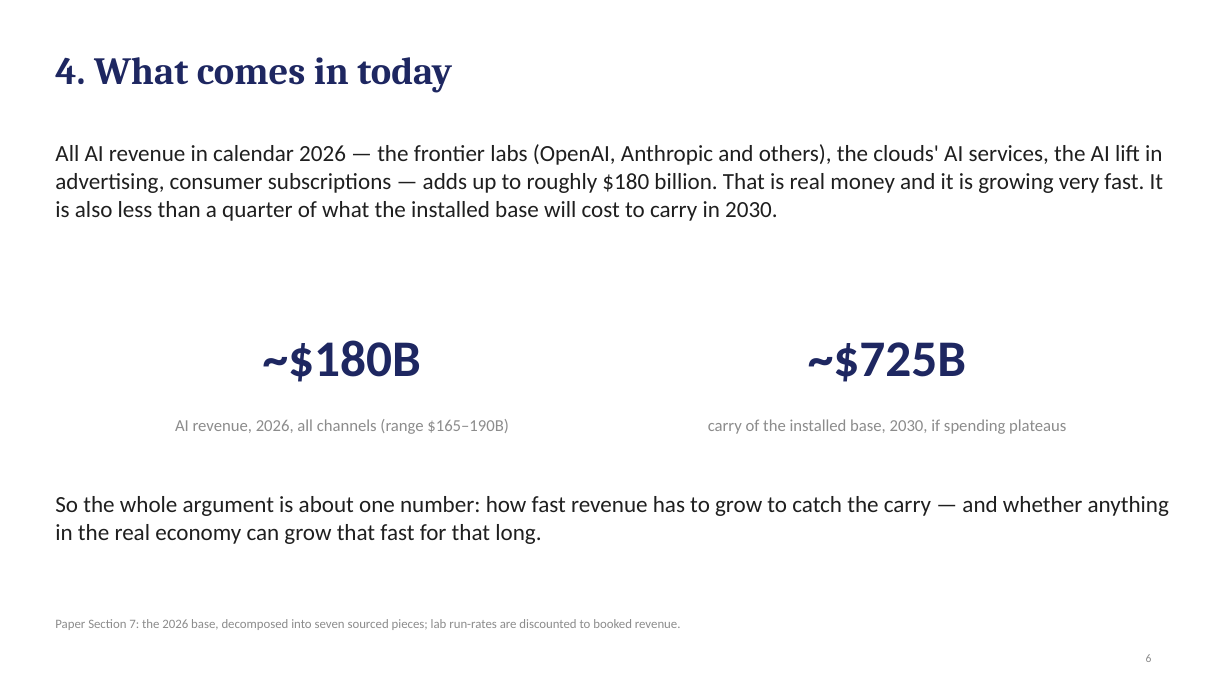
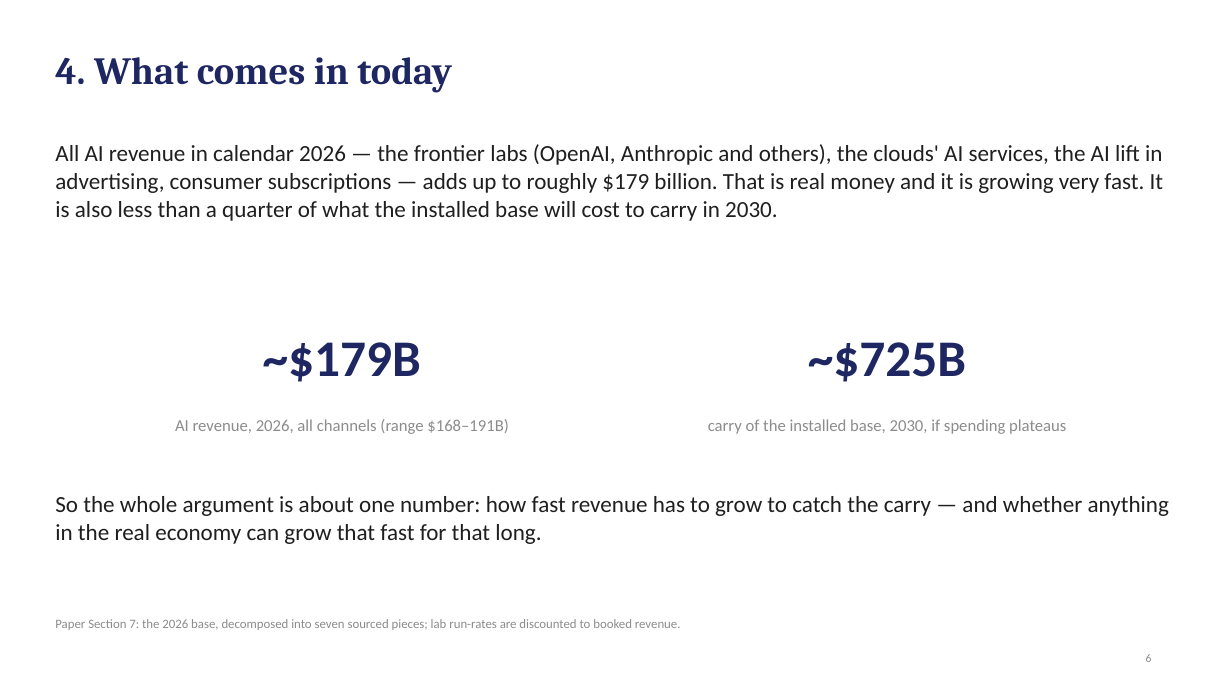
Before and after one commit to desfitz/ai-compute-limits, a slide deck: slide 6 of paper/easy_deck_v29.pptx. Drawn at 1232x693 pixels with LibreOffice and Linux fonts; fonts in the diff are those of the drawing. Boxes give left, top, right and bottom in pixels: in the first picture for what was removed or moved away, otherwise in the second. Text is boxed around its words. In the diff, an @@ line names an element or a change of style, - is before the commit and + after.

```diff
--- a/paper/easy_deck_v29.pptx
+++ b/paper/easy_deck_v29.pptx
@@ text at bbox=[55, 144, 1164, 221]: text changed @@
-All AI revenue in calendar 2026 — the frontier labs (OpenAI, Anthropic and others), the clouds' AI services, the AI lift in advertising, consumer subscriptions — adds up to roughly $180 billion. That is real money and it is growing very fast. It is also less than a quarter of what the installed base will cost to carry in 2030.
+All AI revenue in calendar 2026 — the frontier labs (OpenAI, Anthropic and others), the clouds' AI services, the AI lift in advertising, consumer subscriptions — adds up to roughly $179 billion. That is real money and it is growing very fast. It is also less than a quarter of what the installed base will cost to carry in 2030.
@@ text at bbox=[263, 342, 421, 382]: text changed @@
-~$180B
+~$179B
@@ text at bbox=[175, 419, 508, 434]: text changed @@
-AI revenue, 2026, all channels (range $165–190B)
+AI revenue, 2026, all channels (range $168–191B)
```
Also in this commit, not shown: 3 other slides changed, 46 other files.
